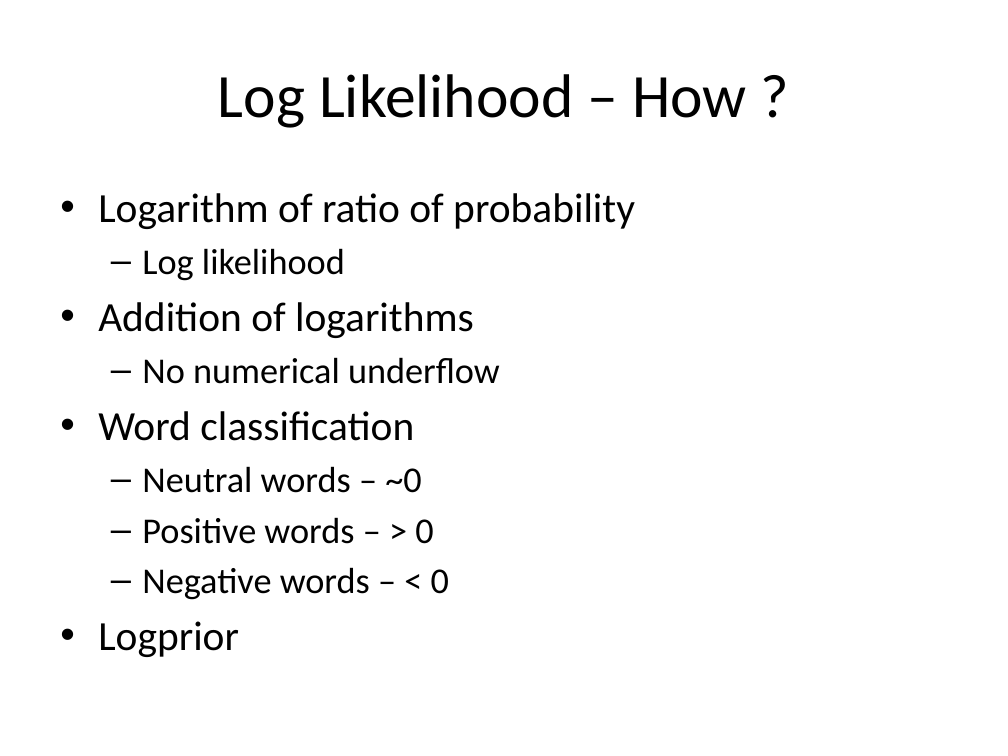
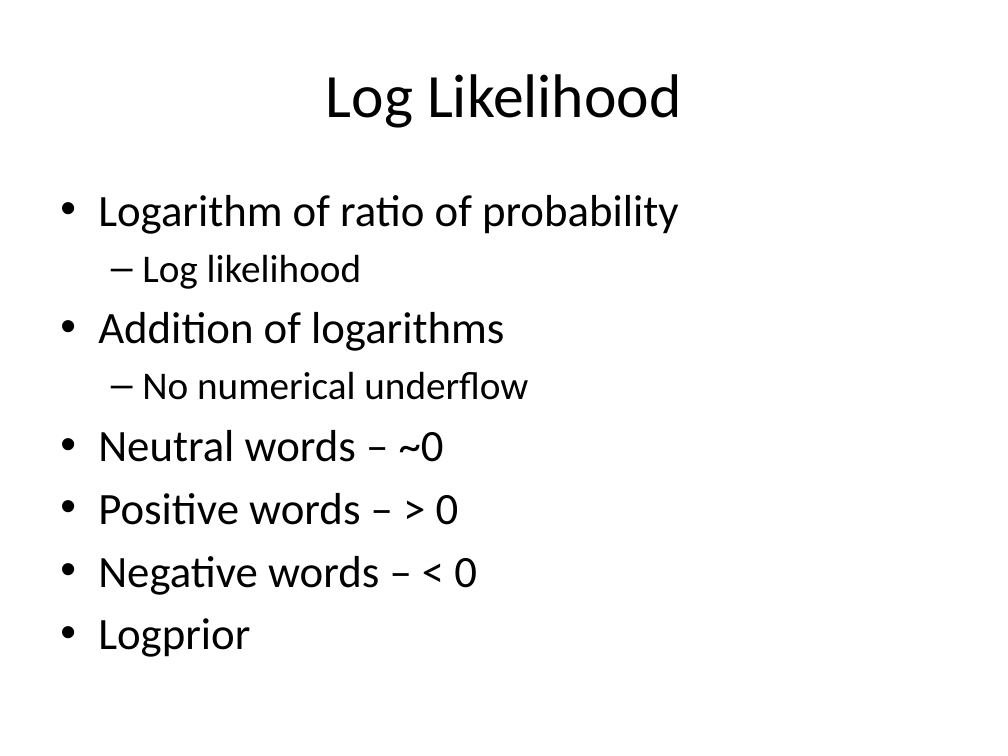
Before and after one commit to look4pritam/ArtificialIntelligence, a slide deck: slide 22 of MachineLearning/NaiveBayes/NaiveBayes.pptx. Drawn at 1008x756 pixels with LibreOffice and Linux fonts; fonts in the diff are those of the drawing. Boxes give left, top, right and bottom in pixels: in the first picture for what was removed or moved away, otherwise in the second. Text is boxed around its words. In the diff, an @@ line names an element or a change of style, - is before the commit and + after.

```diff
--- a/MachineLearning/NaiveBayes/NaiveBayes.pptx
+++ b/MachineLearning/NaiveBayes/NaiveBayes.pptx
@@ title at (326, 74, 681, 128): text changed @@
-Log Likelihood – How ?
+Log Likelihood
@@ text "Logarithm of ratio of probability" at (98, 195, 679, 657): size 29.6 to 32 pt in "Logarithm of ratio of probability", "Addition of logarithms", "Logprior"; size 25.9 to 28 pt in "Log likelihood", "No numerical underflow"; size 25.9 to 32 pt in "Neutral words – ~0", "Positive words – > 0", "Negative words – < 0"; bullet – to •; list level 2 to 1 in "Neutral words – ~0"; list level 2 to 1 in "Positive words – > 0"; list level 2 to 1 in "Negative words – < 0" @@
@@ text at (98, 411, 414, 441): paragraph removed @@
-• Word classification
```
Also in this commit, not shown: 1 other slide changed, 1 other file.
